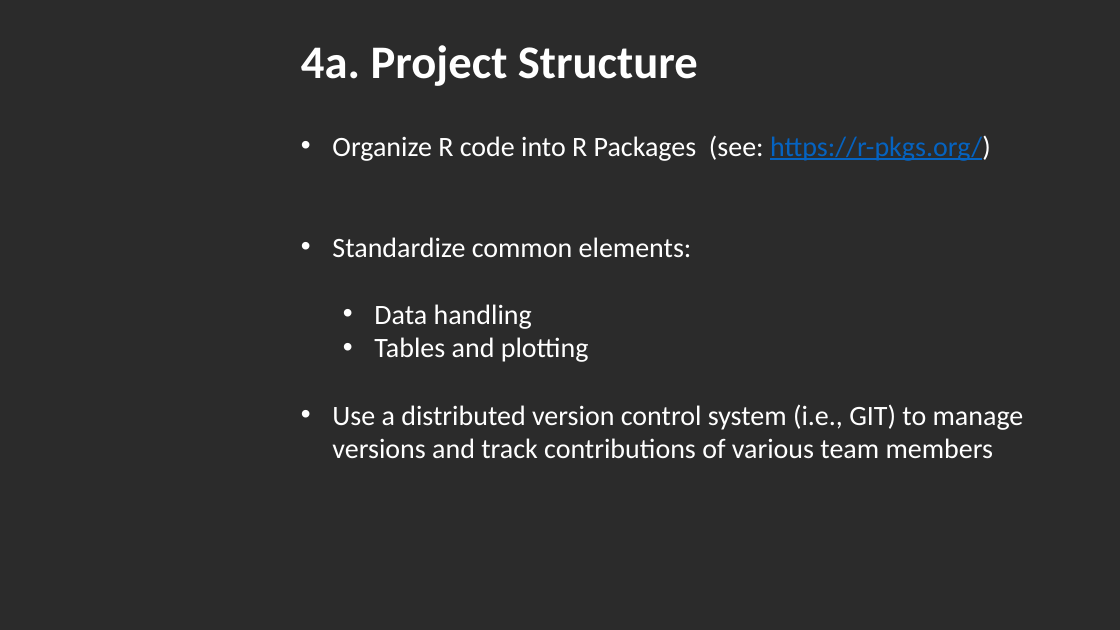
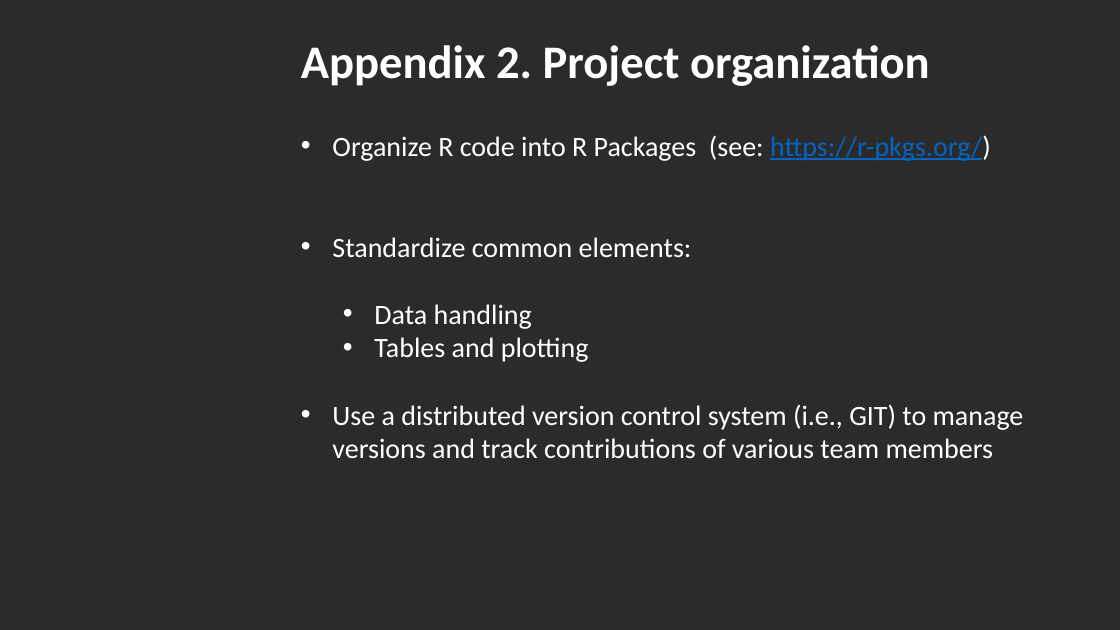
Before and after one commit to DataIMLabs/MIE2024, a slide deck: slide 44 of presentation/MIE2024-DataIM-Masterclass.pptx (slide 46 before the commit). Drawn at 1120x630 pixels with LibreOffice and Linux fonts; fonts in the diff are those of the drawing; background and template pictures are left out; a plain dark background stands for a picture behind light text. Boxes give left, top, right and bottom in pixels: in the first picture for what was removed or moved away, otherwise in the second. Text is boxed around its words. In the diff, an @@ line names an element or a change of style, - is before the commit and + after.

```diff
--- a/presentation/MIE2024-DataIM-Masterclass.pptx
+++ b/presentation/MIE2024-DataIM-Masterclass.pptx
@@ text at (x1=301, y1=45, x2=930, y2=86): text changed @@
-4a. Project Structure
+Appendix 2. Project organization
```
Also in this commit, not shown: 5 other slides changed, 4 slides removed, 7 other files.
